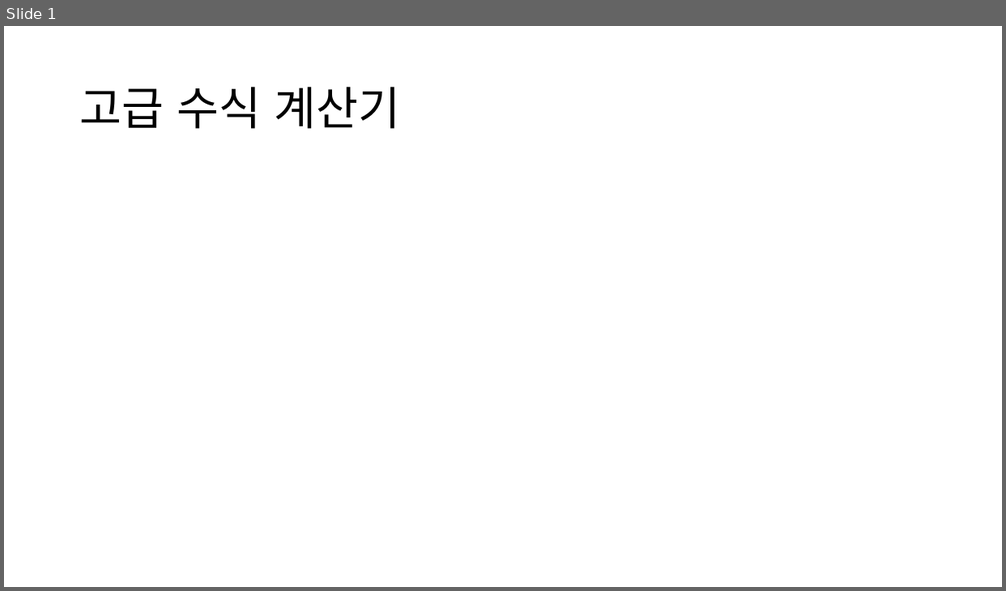
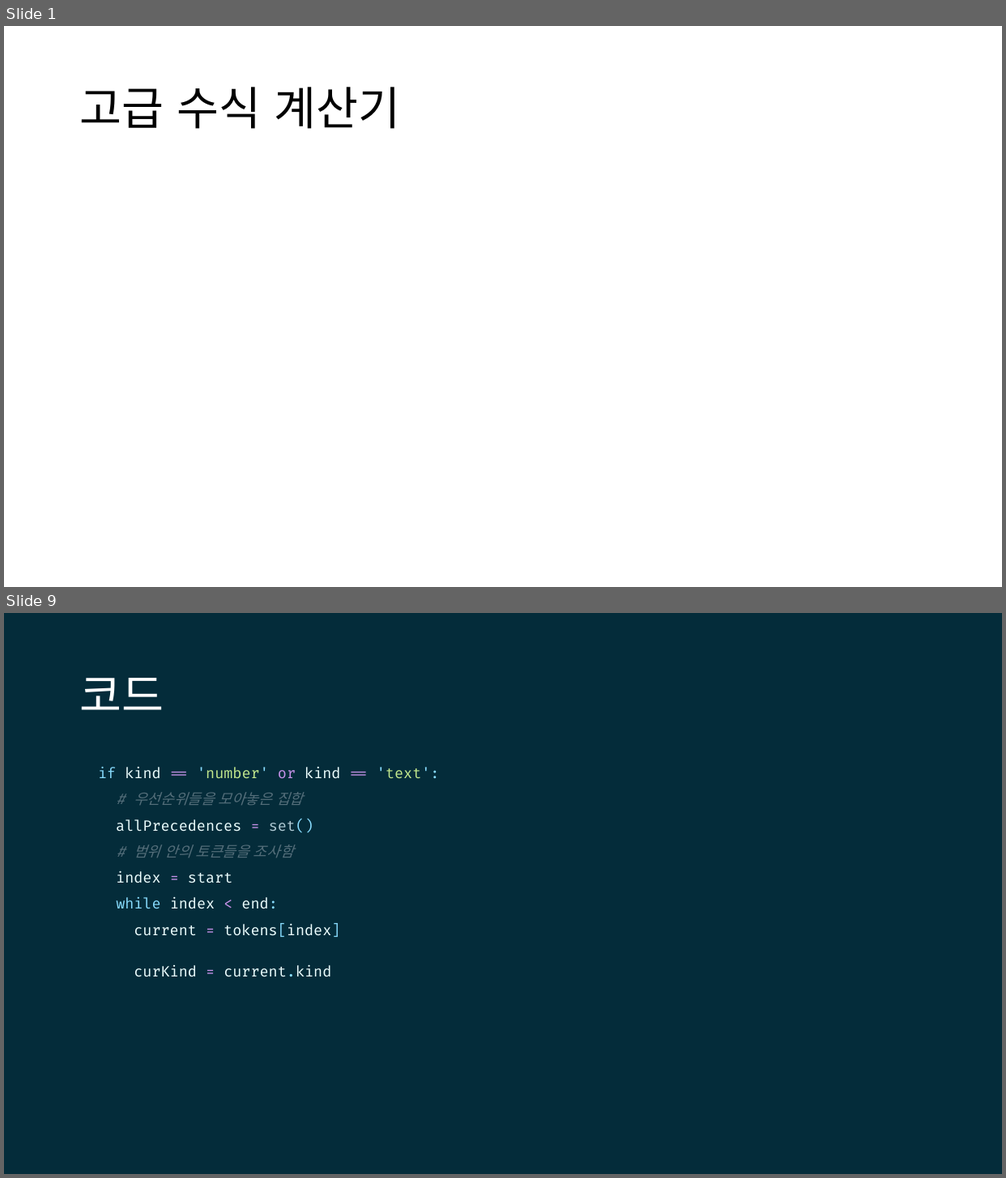
Before and after one commit to lhwdev/programming-lesson, a slide deck: comedu/application-dev/project/고급 수식 계산기.pptx. Shown one above the other, each under a label of ours: slide 1 before the commit, slides 1 and 9 after it; the slides between them are not shown. The pictures are 1006x591 and 1006x1178 pixels, drawn with LibreOffice and Linux fonts; fonts in the diff are those of the drawing; grey boxes stand for pictures. Boxes give left, top, right and bottom in pixels: in the first picture for what was removed or moved away, otherwise in the second. Text is boxed around its words. In the diff, an @@ line names an element or a change of style, - is before the commit and + after.

```diff
--- a/comedu/application-dev/project/고급 수식 계산기.pptx
+++ b/comedu/application-dev/project/고급 수식 계산기.pptx
@@ slide 9 added at [4, 613, 1002, 1174], background #042C3A @@
@@ title added at [80, 678, 164, 710], 44 pt, text #FFFFFF @@
+코드
@@ text added at [98, 767, 440, 977], 14 pt, text #EEFFFF @@
+if kind == 'number' or kind == 'text':
+# 우선순위들을 모아놓은 집합
+allPrecedences = set()
+# 범위 안의 토큰들을 조사함
+index = start
+while index < end:
+current = tokens[index]
+curKind = current.kind
```
Also in this commit, not shown: 1 slide changed, 7 other slides added, 3 other files.
